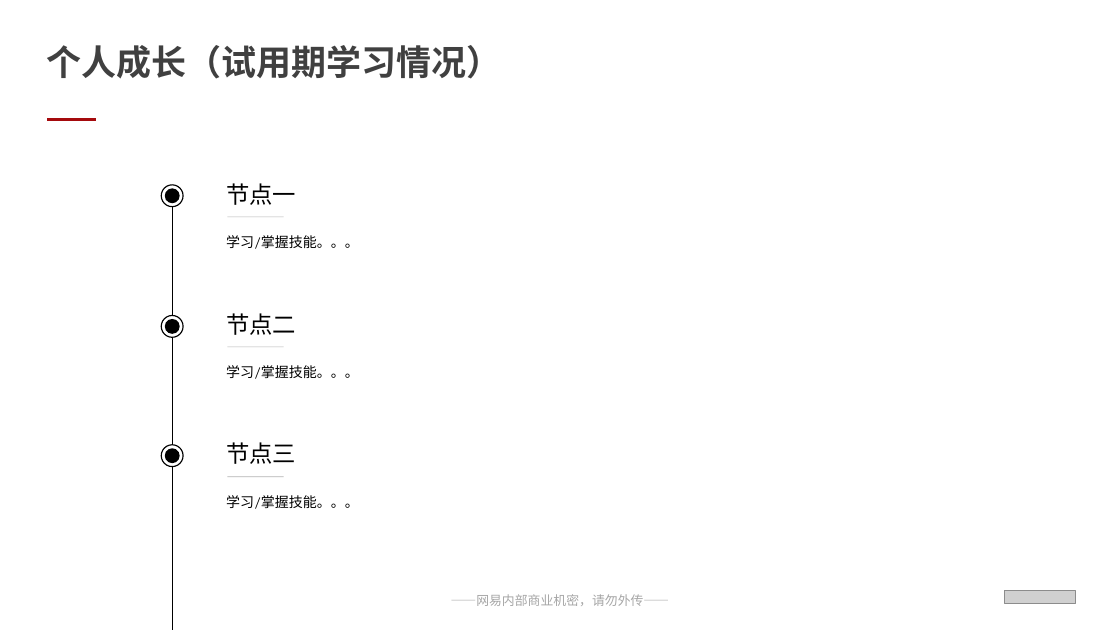
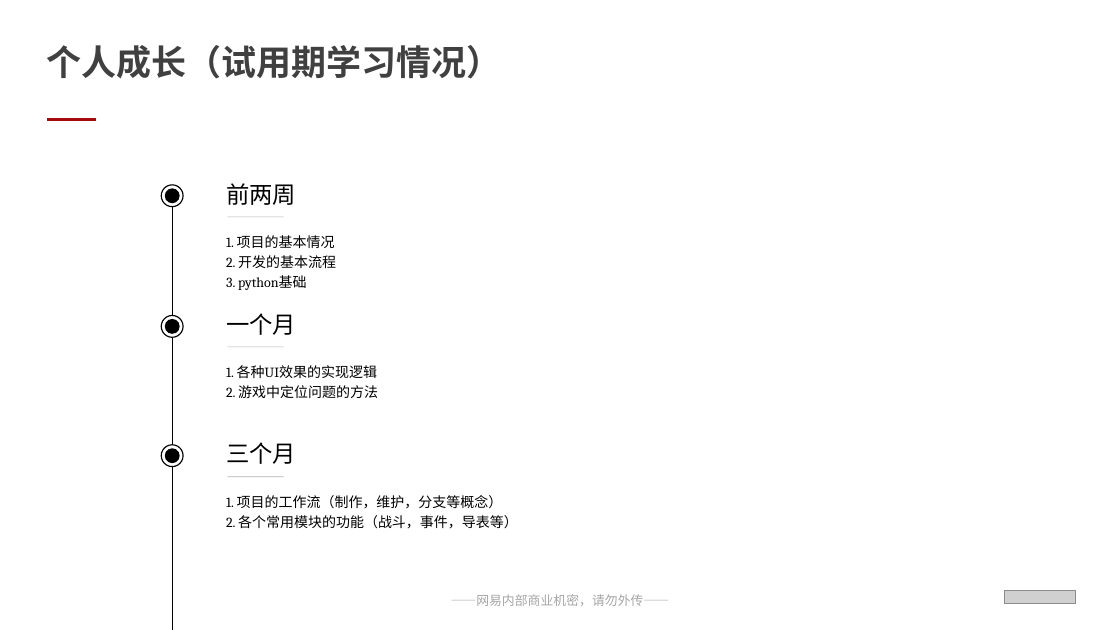
Before and after one commit to kirakuiin/note, a slide deck: slide 6 of Obsidian Vault/Assets/试用期转正述职模板2025.pptx. Drawn at 1120x630 pixels with LibreOffice and Linux fonts; fonts in the diff are those of the drawing; grey boxes stand for pictures. Boxes give left, top, right and bottom in pixels: in the first picture for what was removed or moved away, otherwise in the second. Text is boxed around its words. In the diff, an @@ line names an element or a change of style, - is before the commit and + after.

```diff
--- a/Obsidian Vault/Assets/试用期转正述职模板2025.pptx
+++ b/Obsidian Vault/Assets/试用期转正述职模板2025.pptx
@@ text at bbox=[226, 183, 296, 205]: text changed @@
-节点一
+前两周
@@ text at bbox=[226, 235, 336, 290]: text changed @@
-学习/掌握技能。。。
+1. 项目的基本情况
+2. 开发的基本流程
+3. python基础
@@ text at bbox=[226, 313, 296, 335]: text changed @@
-节点二
+一个月
@@ text at bbox=[226, 365, 378, 398]: text changed @@
-学习/掌握技能。。。
+1. 各种UI效果的实现逻辑
+2. 游戏中定位问题的方法
@@ text at bbox=[226, 442, 296, 464]: text changed @@
-节点三
+三个月
@@ text at bbox=[226, 495, 518, 528]: text changed @@
-学习/掌握技能。。。
+1. 项目的工作流（制作，维护，分支等概念）
+2. 各个常用模块的功能（战斗，事件，导表等）
```
Also in this commit, not shown: 3 other slides changed, 2 other files.
